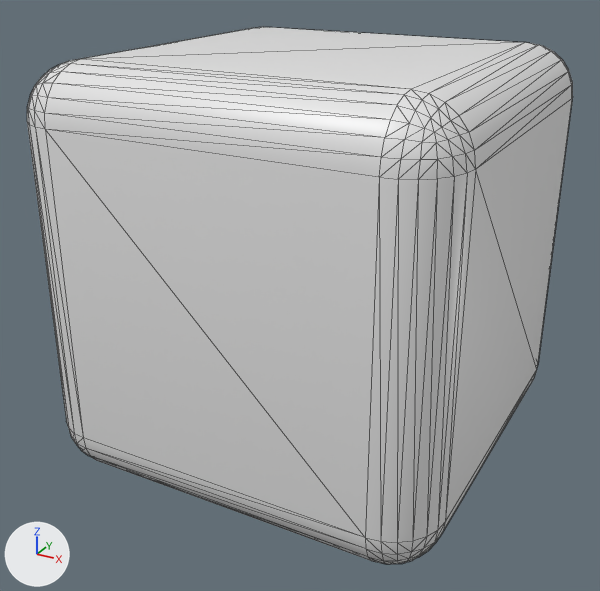
Before and after pictures for a commit that changed the glTF model public/assets/models/cube.glb.
Before and after are seen from a camera (50 mm lens) standing at (1.82, -3.49, 1.5) and looking at (-0.04, -0.11, -0.19). The axes (+X, +Y, +Z) are drawn at lower left. The lights are the same throughout. Mesh edges are drawn as thin lines. Vertices at the same position are counted once.

The older version as bpy lines, for what is in view:
```python
mat_material = principled_material('Material')
mat_material.base_color = (0.8, 0.8, 0.8)  # white #e7e7e7
mat_material.roughness = 0.4
me_cube = bpy.data.meshes.new('Cube')
me_cube.from_pydata(...)  # 296 vertices, 588 faces; spans x -1.0..1.0, y -1.0..1.0, z -1.0..1.0
me_cube.materials.append(mat_material)  # white #e7e7e7
ob_cube = bpy.data.objects.new('Cube', me_cube)
ob_cube.location = (0.0, 0.0, 0.0)
```
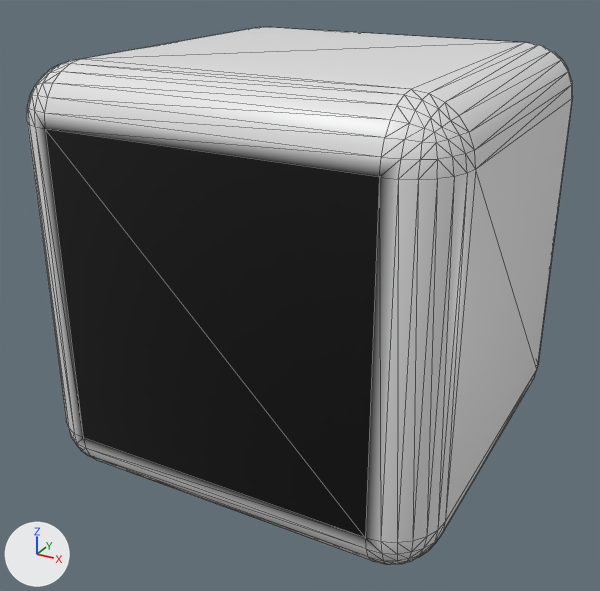
Commit message: Adding contact cube

Boxes (x1, y1, x2, y2) around the edits, measured in the pictures (600 x 591 px):
'Cube', recoloured
    both: (34, 112, 400, 551)

The change, as a diff of the scene's bpy script:
```diff
--- a/public/assets/models/cube.glb.py
+++ b/public/assets/models/cube.glb.py
@@ mat_material @@
 n0 = _N.new('ShaderNodeBsdfPrincipled'); n0.name = 'Principled BSDF'
 n1 = _N.new('ShaderNodeOutputMaterial'); n1.name = 'Material Output'
+n2 = _N.new('ShaderNodeMix'); n2.name = 'Mix'
+n2.data_type = 'RGBA'
+n2.blend_type = 'MULTIPLY'
+n2.inputs[0].default_value = 1.0  # 'Factor'
+n2.inputs[7].default_value = (0.8, 0.8, 0.8, 1.0)  # 'B', white #e7e7e7
+n3 = _N.new('ShaderNodeVertexColor'); n3.name = 'Color Attribute'
 _L.new(n0.outputs[0], n1.inputs[0])  # 'BSDF' to 'Surface'
+_L.new(n2.outputs[2], n0.inputs[0])  # 'Result' to 'Base Color'
+_L.new(n3.outputs[0], n2.inputs[6])  # 'Color' to 'A'
@@ me_cube @@
 me_cube.from_pydata(...)  # 296 vertices, 588 faces; spans x -1.0..1.0, y -1.0..1.0, z -1.0..1.0
 # used by ob_cube; location = (0.0, 0.0, 0.0)
+# me_cube part 1: vertex colours changed
 me_cube.materials.append(mat_material)
```
